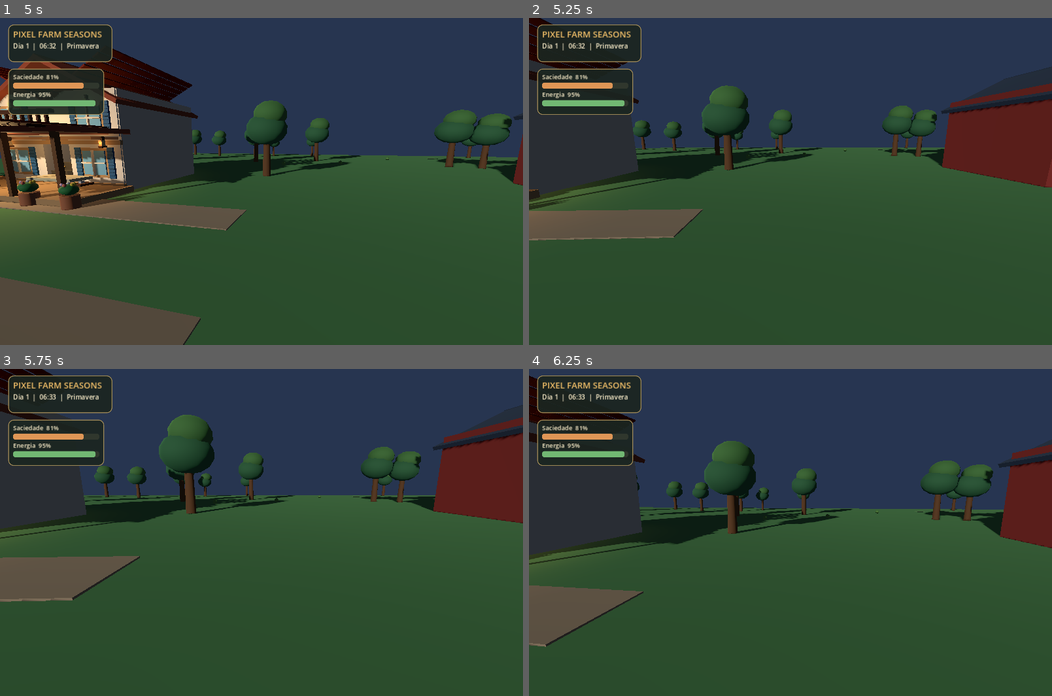
Above: before the commit, frames 1-4 (two rows, left to right).
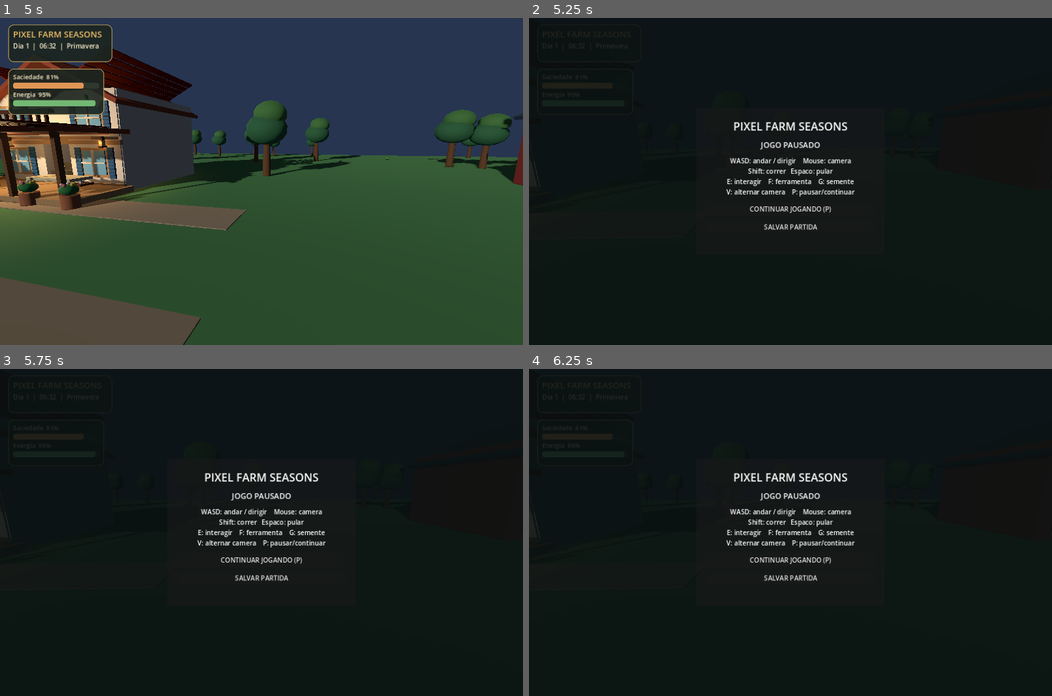
Above: after the commit, the same moments.

Repository: juniordev830/pixel-farm-seasons
Game: Godot game, scene res://scenes/farm_world.tscn
Same seed, same stepped clock (60 frames per second), same inputs: the game is played once before the commit and once after it.
Inputs (mouse positions are in pixels of both pictures, inside the frame that each line leads up to):
- Up to frame 1 (5 s): tap Enter (ui_accept) at 0.5 s; move the mouse to (287, 181) at 0.52 s; hold Ctrl (crouch) 0.53-1.28 s; hold W (move_forward) from 0.53 s (still down); tap Space (jump) at 0.77, 1.52, 3.02, 3.77, 4.52 s; move the mouse to (235, 181) at 1.27 s; tap Shift (sprint) at 1.35 s; move the mouse to (271, 174) at 2.02 s; hold V (toggle_camera) 2.03-2.78 s; move the mouse to (256, 188) at 2.77 s; tap F at 2.85 s; move the mouse to (298, 184) at 3.52 s; tap G at 3.6 s; move the mouse to (219, 178) at 4.27 s; tap E at 4.35 s
- Up to frame 2 (5.25 s): keep holding W (move_forward); move the mouse to (795, 181) at 5.02 s; tap P at 5.1 s
- Up to frame 3 (5.75 s): keep holding W (move_forward)
- Up to frame 4 (6.25 s): move the mouse to (769, 525) at 5.77 s; release W (move_forward) at 5.78 s; hold D (move_right) from 5.78 s (still down); tap Ctrl (crouch) at 5.85 s; tap Space (jump) at 6.02 s

Frame 1 is identical in both runs. In frame 2, 94% of the frame differs, in the area x 0-100%, y 0-100%; in frame 3, 93%; in frame 4, 93%.

Commit message:
feat(farm): wire in-game pause menu to main Godot scene

Diff:
--- a/godot/scenes/farm_world.tscn
+++ b/godot/scenes/farm_world.tscn
@@ -7,6 +7,7 @@
 [ext_resource type="Script" path="res://scripts/visual_detail_pass.gd" id="5_visual"]
 [ext_resource type="Script" path="res://scripts/cozy_game_hud.gd" id="6_cozy_hud"]
 [ext_resource type="Script" path="res://scripts/farmer_art_v1.gd" id="7_farmer_art"]
+[ext_resource type="Script" path="res://scripts/pause_menu.gd" id="8_pause_menu"]
 
 [sub_resource type="CapsuleShape3D" id="CapsuleShape3D_1"]
 radius = 0.37
@@ -91,3 +92,7 @@
 [node name="CozyGameHUD" type="CanvasLayer" parent="."]
 layer = 10
 script = ExtResource("6_cozy_hud")
+
+[node name="PauseMenu" type="CanvasLayer" parent="."]
+layer = 20
+script = ExtResource("8_pause_menu")
Not shown: 1 places in godot/scenes/farm_world.tscn that only renumber resources
